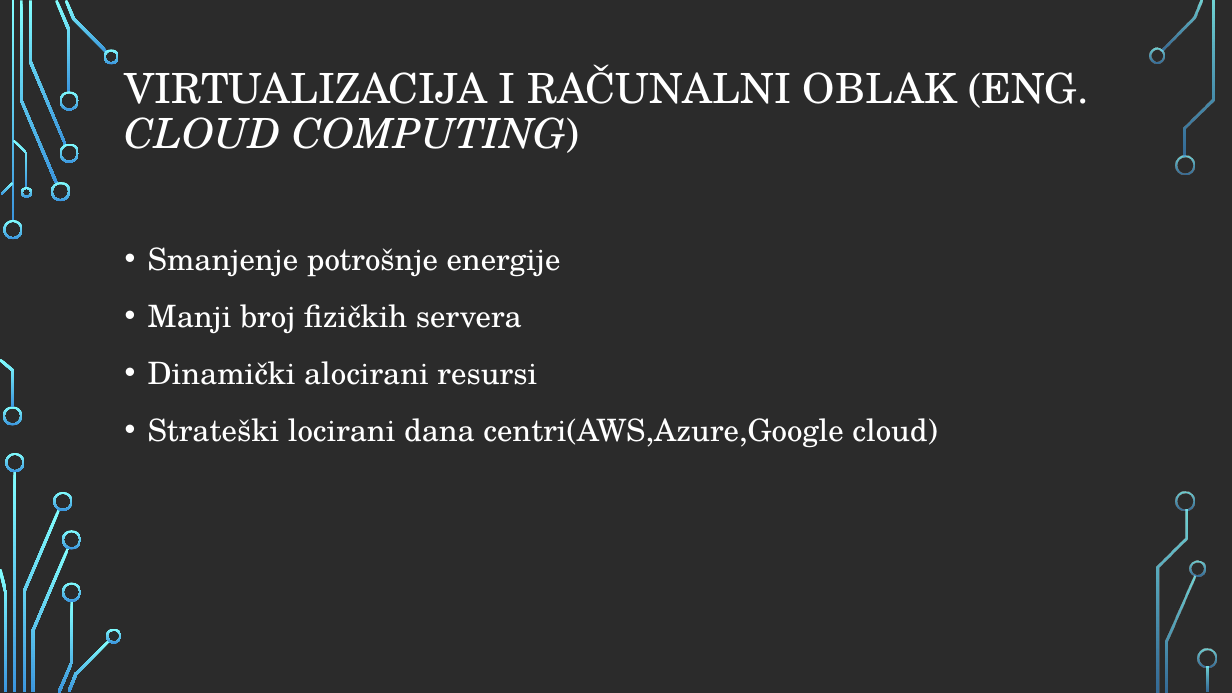
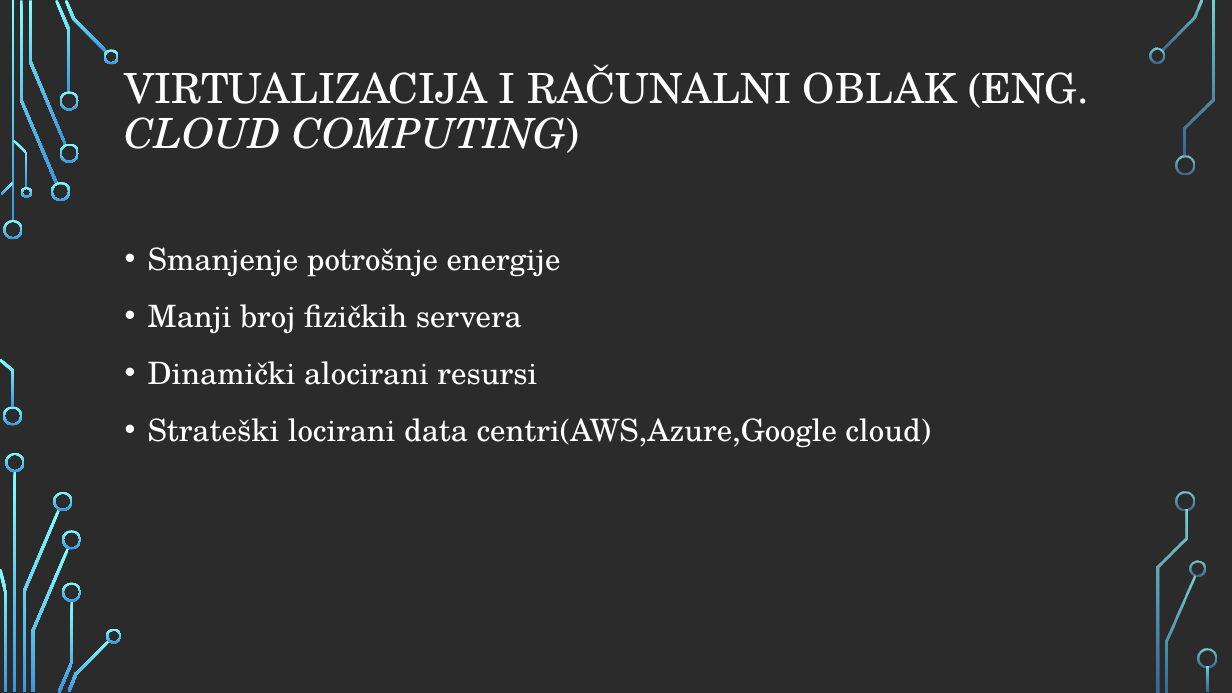
Before and after one commit to MatteoPlisic/Se, a slide deck: slide 29 of Green coding ppt (2).pptx. Drawn at 1232x693 pixels with LibreOffice and Linux fonts; fonts in the diff are those of the drawing; background and template pictures are left out; a plain dark background stands for a picture behind light text. Boxes give left, top, right and bottom in pixels: in the first picture for what was removed or moved away, otherwise in the second. Text is boxed around its words. In the diff, an @@ line names an element or a change of style, - is before the commit and + after.

```diff
--- a/Green coding ppt (2).pptx
+++ b/Green coding ppt (2).pptx
@@ text at (148,418,931,448): text changed @@
-• Strateški locirani dana centri(AWS,Azure,Google cloud)
+• Strateški locirani data centri(AWS,Azure,Google cloud)
```
Also in this commit, not shown: 3 other slides changed, 6 slides added.
